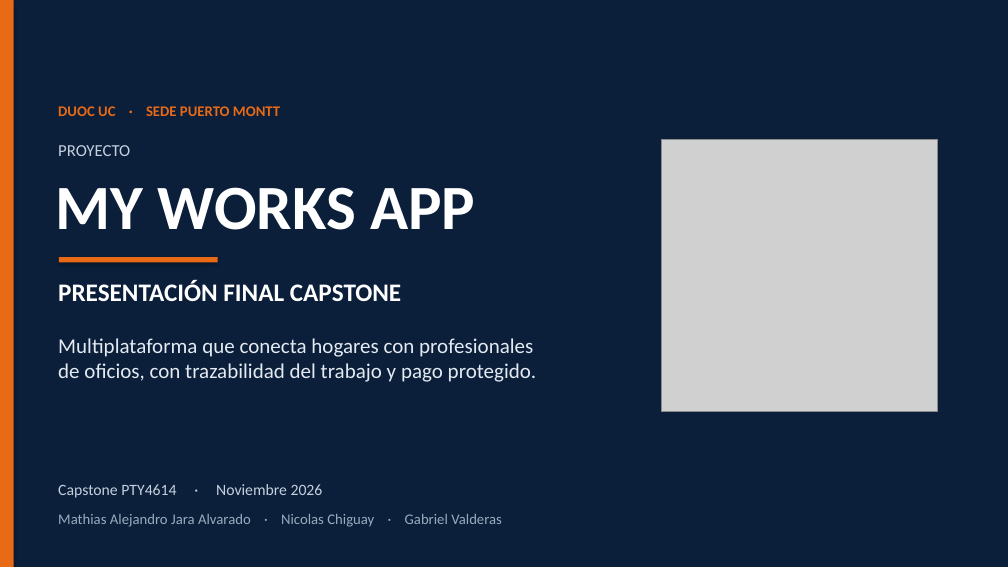
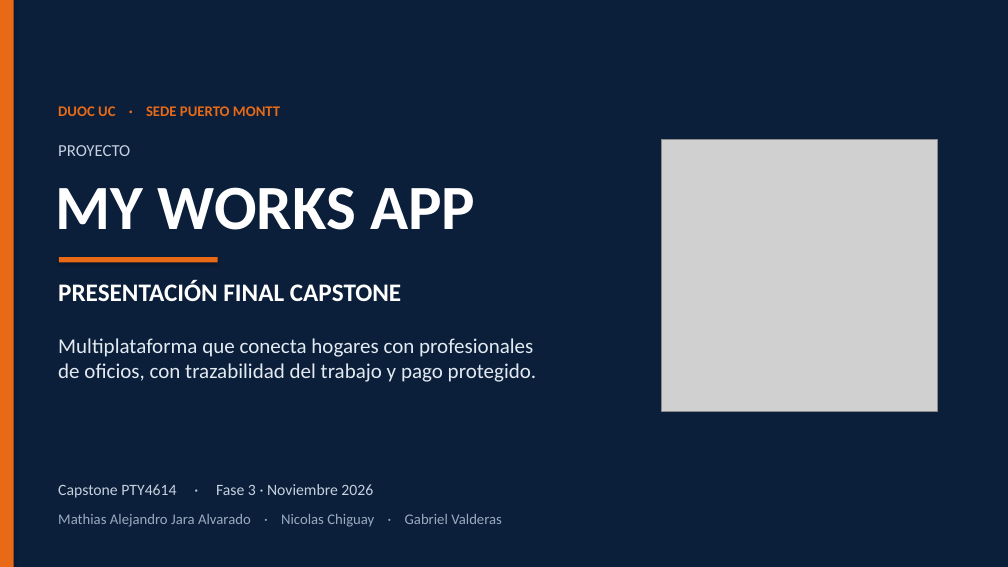
Before and after one commit to MathiasAlejandr0/MyWorksAppProyect, a slide deck: slide 1 of Fase 2/Presentacion_final_MyWorksApp.pptx. Drawn at 1008x567 pixels with LibreOffice and Linux fonts; fonts in the diff are those of the drawing; grey boxes stand for pictures. Boxes give left, top, right and bottom in pixels: in the first picture for what was removed or moved away, otherwise in the second. Text is boxed around its words. In the diff, an @@ line names an element or a change of style, - is before the commit and + after.

```diff
--- a/Fase 2/Presentacion_final_MyWorksApp.pptx
+++ b/Fase 2/Presentacion_final_MyWorksApp.pptx
@@ text at (58,484,373,498): text changed @@
-Capstone PTY4614 · Noviembre 2026
+Capstone PTY4614 · Fase 3 · Noviembre 2026
```
Also in this commit, not shown: 44 other files.
